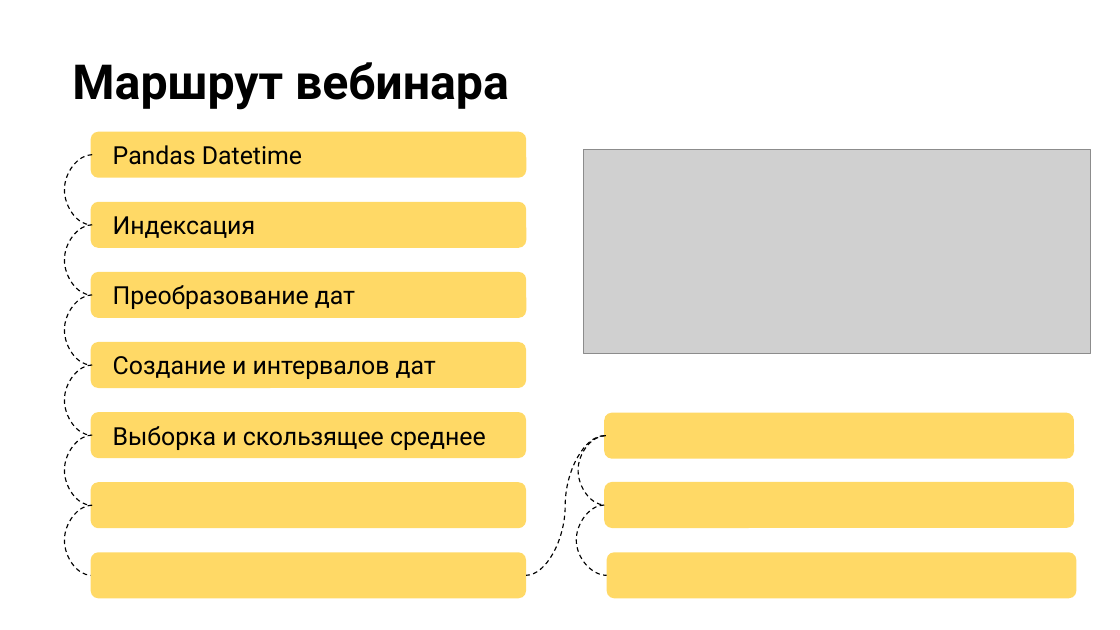
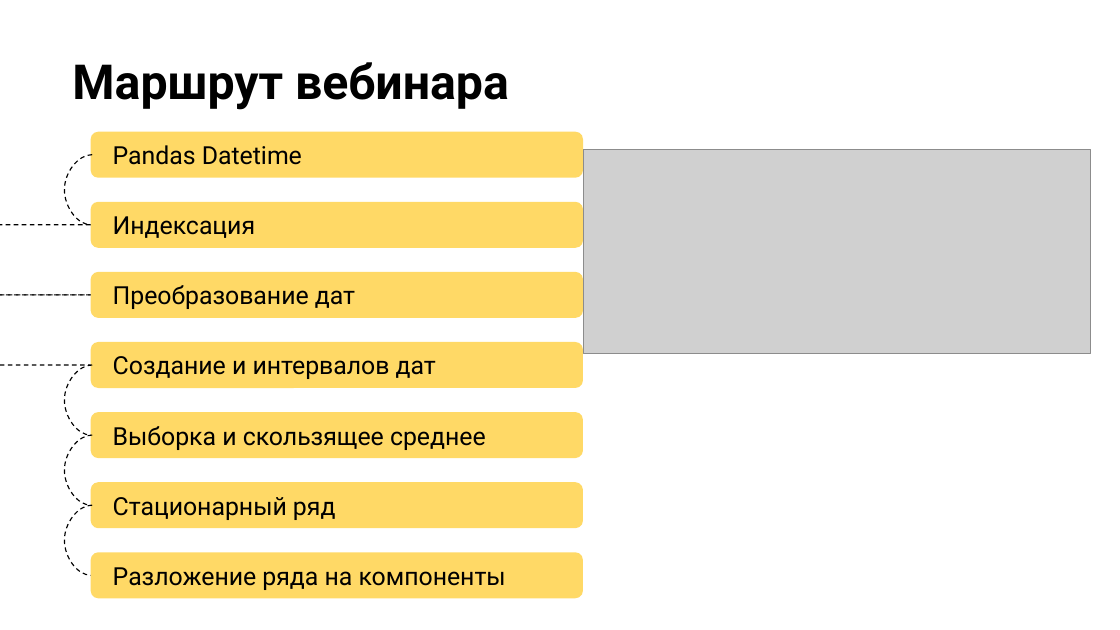
Before and after one commit to stureiko/Otus_lectures, a slide deck: slide 6 of Analytics/10 - Продвинутый Pandas/10 - Advanced Pandas.pptx. Drawn at 1120x630 pixels with LibreOffice and Linux fonts; fonts in the diff are those of the drawing; grey boxes stand for pictures; background and template pictures are left out. Boxes give left, top, right and bottom in pixels: in the first picture for what was removed or moved away, otherwise in the second. Text is boxed around its words. In the diff, an @@ line names an element or a change of style, - is before the commit and + after.

```diff
--- a/Analytics/10 - Продвинутый Pandas/10 - Advanced Pandas.pptx
+++ b/Analytics/10 - Продвинутый Pandas/10 - Advanced Pandas.pptx
@@ rounded rectangle "Pandas Datetime": place and size @@
-rounded rectangle "Pandas Datetime" at [91,132,526,178]
+rounded rectangle "Pandas Datetime" at [91,132,584,178]
@@ rounded rectangle "Индексация": place and size @@
-rounded rectangle "Индексация" at [91,202,526,248]
+rounded rectangle "Индексация" at [91,202,584,248]
@@ curved line (91, 225) - (91, 295): route changed @@
@@ curved line (91, 295) - (91, 365): route changed @@
@@ rounded rectangle "Преобразование дат": place and size @@
-rounded rectangle "Преобразование дат" at [91,272,526,318]
+rounded rectangle "Преобразование дат" at [91,272,584,318]
@@ rounded rectangle "Создание и интервалов дат": place and size @@
-rounded rectangle "Создание и интервалов дат" at [91,342,526,388]
+rounded rectangle "Создание и интервалов дат" at [91,342,584,388]
@@ rounded rectangle "Выборка и скользящее среднее": place and size @@
-rounded rectangle "Выборка и скользящее среднее" at [91,412,526,458]
+rounded rectangle "Выборка и скользящее среднее" at [91,412,584,458]
@@ rounded rectangle removed at [605,412,1074,458] @@
@@ curved line removed from (605, 436) to (526, 576) @@
@@ curved line removed from (606, 436) to (605, 505) @@
@@ rounded rectangle "Стационарный ряд": place and size @@
-rounded rectangle "Стационарный ряд" at [91,483,526,529]
+rounded rectangle "Стационарный ряд" at [91,483,584,529]
@@ text in rounded rectangle at [113,497,336,520]: text added @@
+Стационарный ряд
@@ curved line removed from (605, 505) to (607, 576) @@
@@ rounded rectangle removed at [605,482,1074,528] @@
@@ rounded rectangle "Разложение ряда на компоненты": place and size @@
-rounded rectangle "Разложение ряда на компоненты" at [91,552,526,598]
+rounded rectangle "Разложение ряда на компоненты" at [91,552,584,598]
@@ text in rounded rectangle at [113,567,506,590]: text added @@
+Разложение ряда на компоненты
@@ rounded rectangle removed at [607,552,1076,598] @@
```
Also in this commit, not shown: 3 other slides changed, 1 other file.
